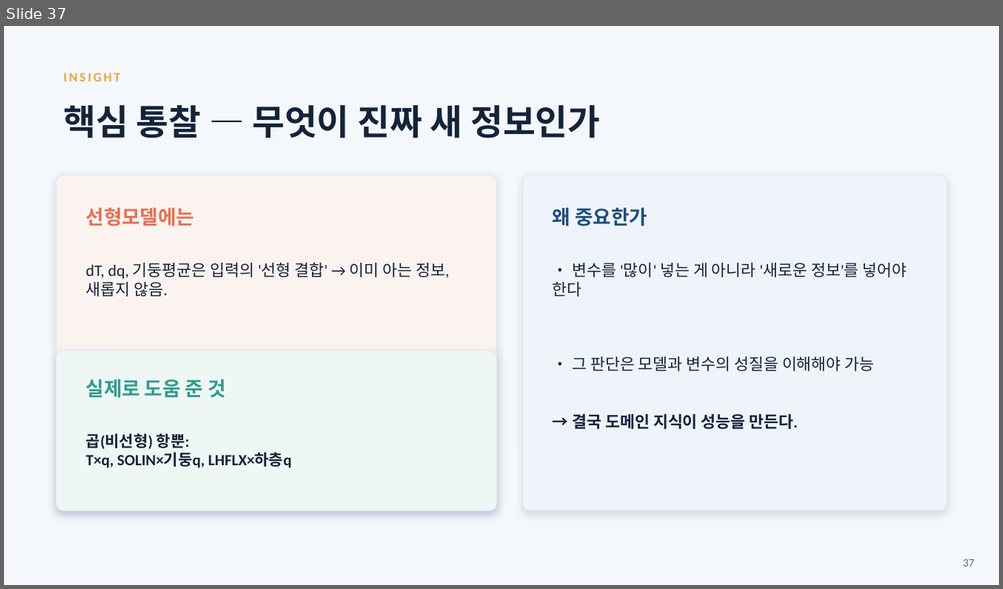
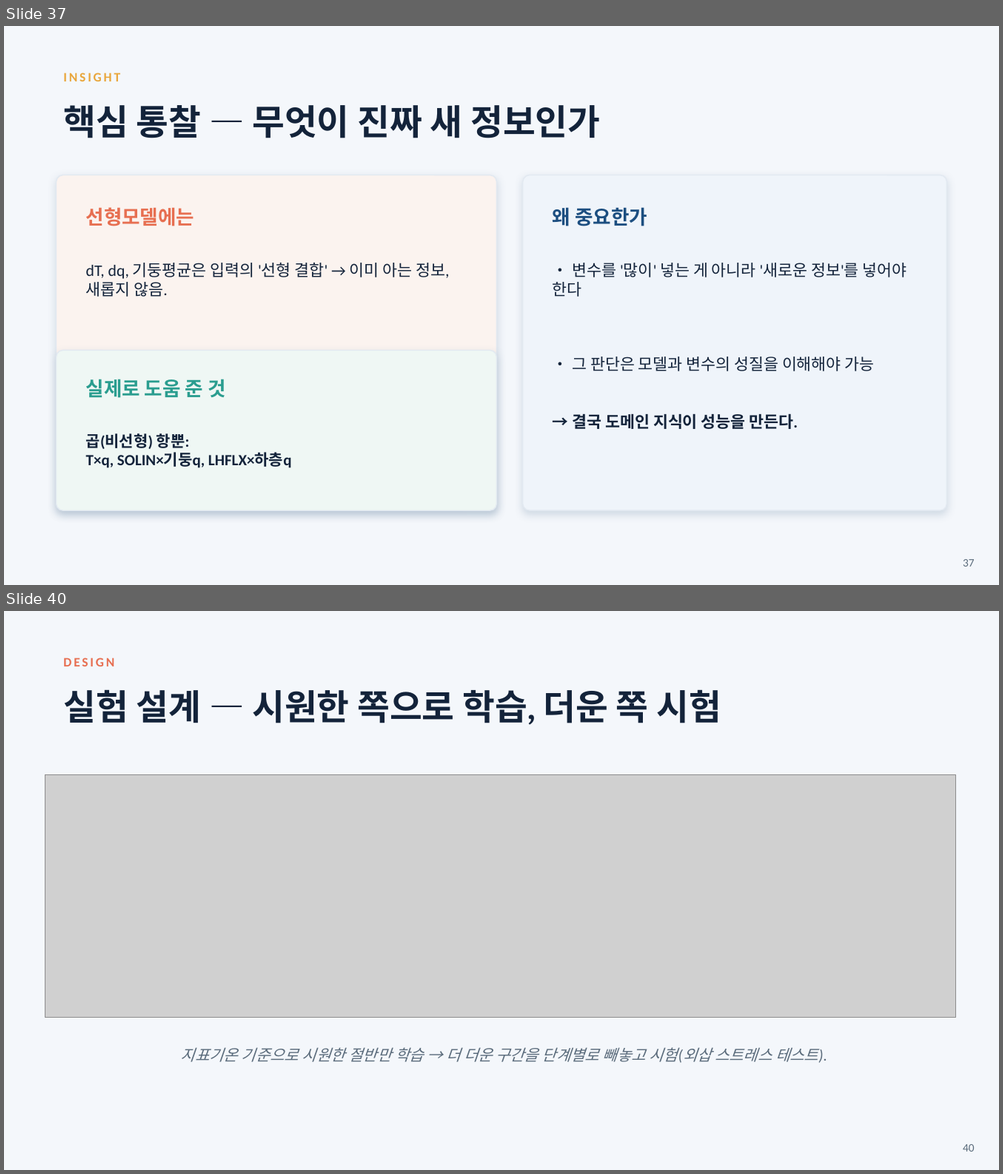
Before and after one commit to ohmycoding1/climsim, a slide deck: presentations/ClimSim_전처리분석.pptx. Shown one above the other, each under a label of ours: slide 37 before the commit, slides 37 and 40 after it; the slides between them are not shown. The pictures are 1003x589 and 1003x1174 pixels, drawn with LibreOffice and Linux fonts; fonts in the diff are those of the drawing; grey boxes stand for pictures. Boxes give left, top, right and bottom in pixels: in the first picture for what was removed or moved away, otherwise in the second. Text is boxed around its words. In the diff, an @@ line names an element or a change of style, - is before the commit and + after.

```diff
--- a/presentations/ClimSim_전처리분석.pptx
+++ b/presentations/ClimSim_전처리분석.pptx
@@ slide 40 added at (x1=4, y1=611, x2=999, y2=1170), background #F4F7FB @@
@@ text added at (x1=63, y1=658, x2=114, y2=667), 12.5 pt, text #E76F51, bold @@
+DESIGN
@@ text added at (x1=63, y1=689, x2=721, y2=725), 34 pt, text #13233A, bold @@
+실험 설계 — 시원한 쪽으로 학습, 더운 쪽 시험
@@ picture added at (x1=45, y1=775, x2=956, y2=1017) @@
@@ text added at (x1=181, y1=1048, x2=818, y2=1062), 15 pt, text #5A6B7B, italic @@
+지표기온 기준으로 시원한 절반만 학습 → 더 더운 구간을 단계별로 빼놓고 시험(외삽 스트레스 테스트).
@@ text added at (x1=962, y1=1145, x2=974, y2=1152), 11 pt, text #5A6B7B @@
+40
```
Also in this commit, not shown: 2 slides changed, 5 other slides added.
